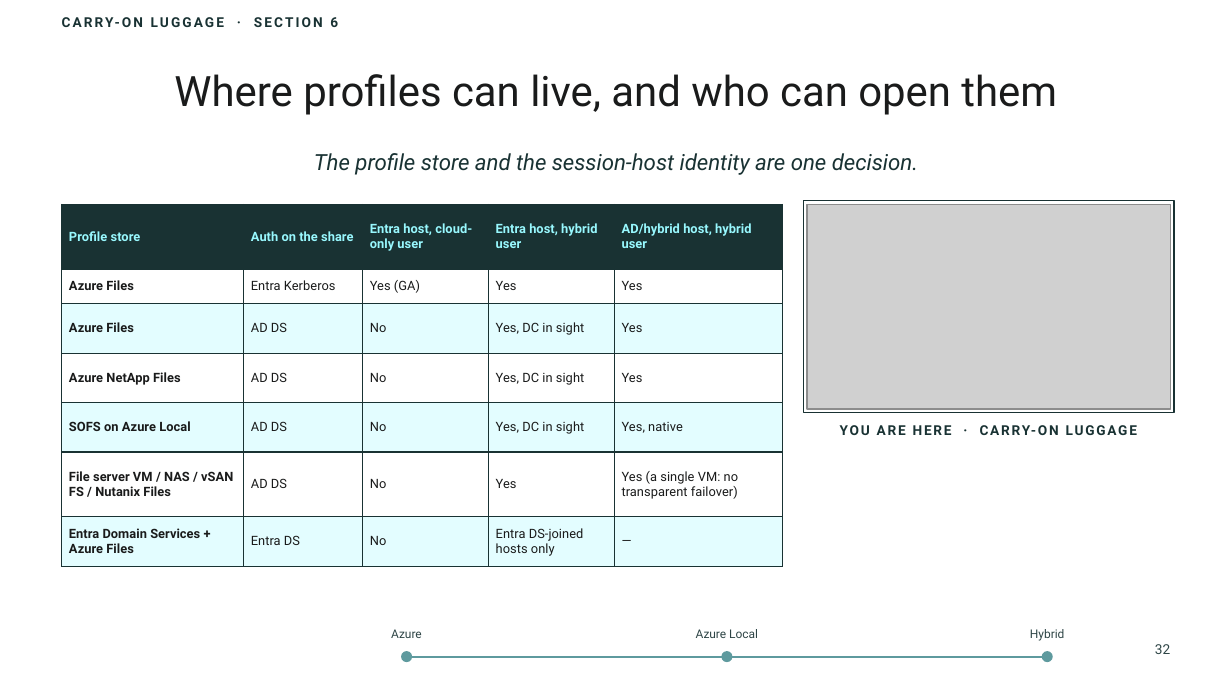
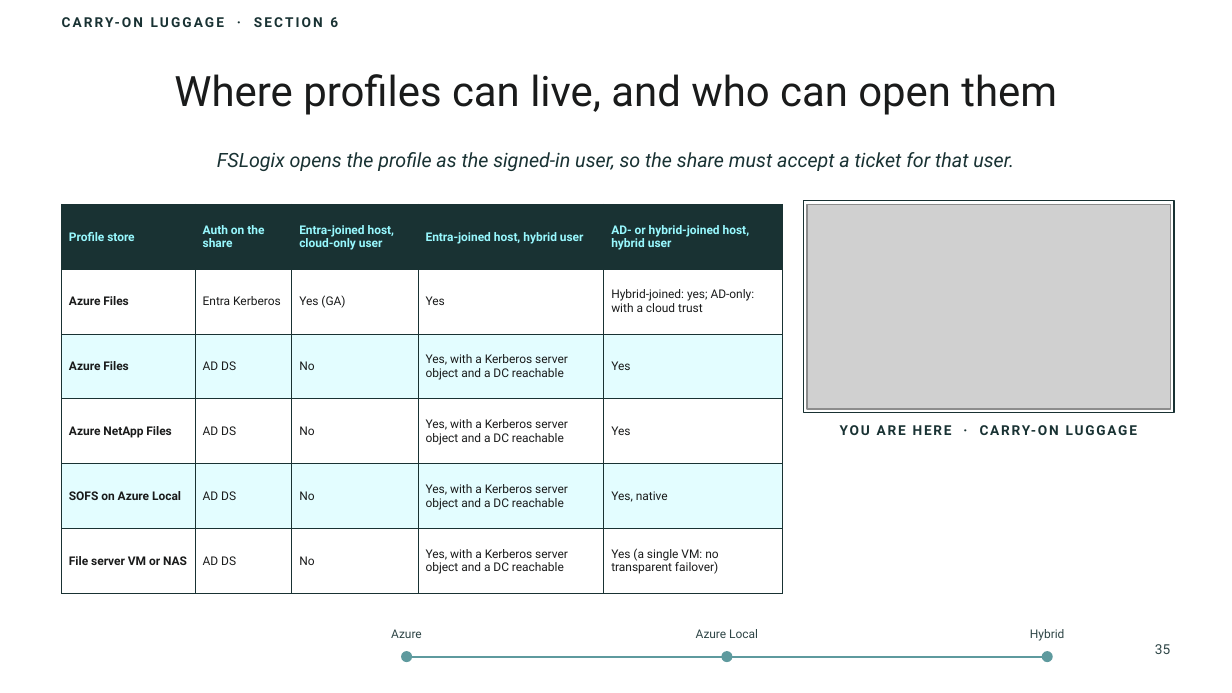
Before and after one commit to thisismydemo/nic2026_avd, a slide deck: slide 35 of presentation/AVD_Anywhere_NIC2026.pptx (slide 32 before the commit). Drawn at 1232x693 pixels with LibreOffice and Linux fonts; fonts in the diff are those of the drawing; grey boxes stand for pictures; background and template pictures are left out. Boxes give left, top, right and bottom in pixels: in the first picture for what was removed or moved away, otherwise in the second. Text is boxed around its words. In the diff, an @@ line names an element or a change of style, - is before the commit and + after.

```diff
--- a/presentation/AVD_Anywhere_NIC2026.pptx
+++ b/presentation/AVD_Anywhere_NIC2026.pptx
@@ text at (217, 152, 1014, 171): text changed; size 13 to 11.5 pt @@
-The profile store and the session-host identity are one decision.
+FSLogix opens the profile as the signed-in user, so the share must accept a ticket for that user.
@@ table at (62, 205, 784, 594) @@
-row 1: Profile store | Auth on the share | Entra host, cloud-only user | Entra host, hybrid user | AD/hybrid host, hybrid user
-row 2: Azure Files | Entra Kerberos | Yes (GA) | Yes | Yes
-row 3: Azure Files | AD DS | No | Yes, DC in sight | Yes
-row 4: Azure NetApp Files | AD DS | No | Yes, DC in sight | Yes
-row 5: SOFS on Azure Local | AD DS | No | Yes, DC in sight | Yes, native
-row 6: File server VM / NAS / vSAN FS / Nutanix Files | AD DS | No | Yes | Yes (a single VM: no transparent failover)
-row 7: Entra Domain Services + Azure Files | Entra DS | No | Entra DS-joined hosts only | —
+row 1: Profile store | Auth on the share | Entra-joined host, cloud-only user | Entra-joined host, hybrid user | AD- or hybrid-joined host, hybrid user
+row 2: Azure Files | Entra Kerberos | Yes (GA) | Yes | Hybrid-joined: yes; AD-only: with a cloud trust
+row 3: Azure Files | AD DS | No | Yes, with a Kerberos server object and a DC reachable | Yes
+row 4: Azure NetApp Files | AD DS | No | Yes, with a Kerberos server object and a DC reachable | Yes
+row 5: SOFS on Azure Local | AD DS | No | Yes, with a Kerberos server object and a DC reachable | Yes, native
+row 6: File server VM or NAS | AD DS | No | Yes, with a Kerberos server object and a DC reachable | Yes (a single VM: no transparent failover)
@@ text at (1155, 644, 1170, 654): text changed @@
-32
+35
```
Also in this commit, not shown: 37 other slides changed, 5 slides added, 2 slides removed.
